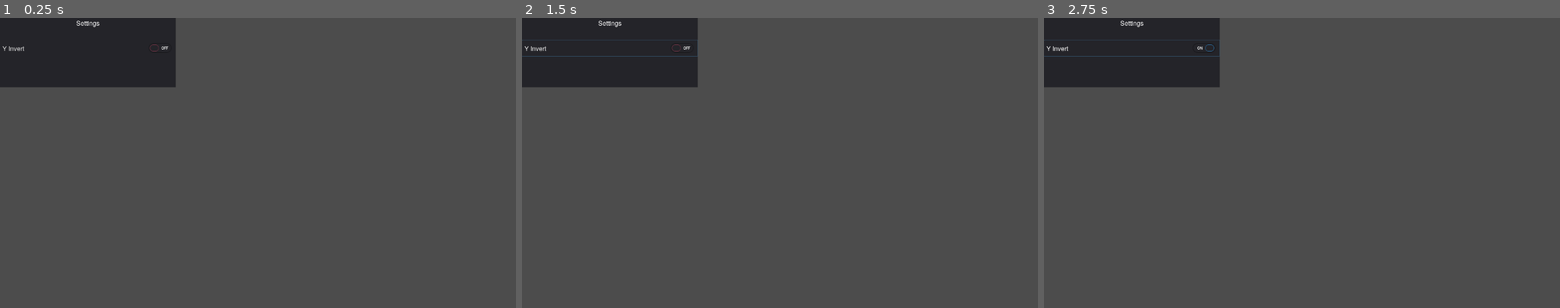
Above: before the commit, frames 1-3 (left to right).
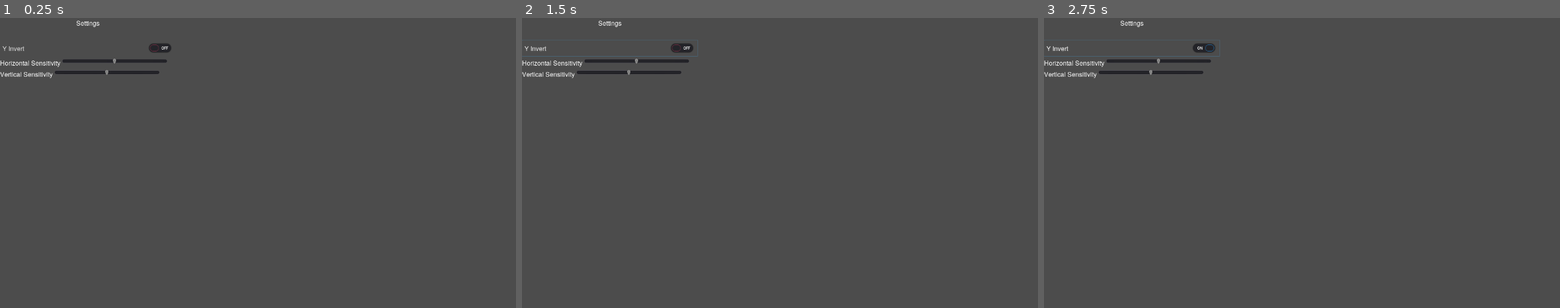
Above: after the commit, the same moments.

Repository: danbolt/7dfps-2022
Game: Godot game, scene res://hud_elements/SettingsPanel.tscn
The game is run twice, just before and just after one commit, with the same random seed, the same clock (stepped at 60 frames per second) and the same inputs. This scene is started directly instead of the project's main scene.
Inputs (mouse positions are in pixels of both pictures, inside the frame that each line leads up to):
- Up to frame 1 (0.25 s): no input
- Up to frame 2 (1.5 s): click "Y Invert" at 0.5 s; tap Enter at 1.25 s; move the mouse to (893, 148) at 1.27 s; hold D (step_right) from 1.28 s (still down)
- Up to frame 3 (2.75 s): tap Space (jump) at 1.52, 2, 2.27 s; move the mouse to (1198, 177) at 2.02 s; release D (step_right) at 2.03 s; hold S (step_backward) from 2.03 s (still down)

The runs differ from the first frame. In frame 1, 7.5% of the frame differs, in the area x 0-34%, y 0-24%; in frame 2, 7.5%; in frame 3, 7.5%.
Error before the commit: Parse Error: Expected end of statement ("var"), got Identifier ("y_invert_toggle") instead. (res://hud_elements/SettingsPanel.gd:10)

Commit message:
sensitivity modifiers

Diff:
--- a/etc/PlayerSettings.gd
+++ b/etc/PlayerSettings.gd
@@ -1,5 +1,9 @@
 extends Node
+
 export var y_invert: bool = false
+
+export var x_sensitivity: float = 0.0
+export var y_sensitivity: float = 0.0
 
 func _ready():
 	pass # Replace with function body.
@@ -9,3 +13,15 @@
 
 func set_y_invert(val: bool):
 	y_invert = val
+
+func get_x_sensitivity():
+	return x_sensitivity
+
+func set_x_sensitivity(val: float):
+	x_sensitivity = val
+
+func get_y_sensitivity():
+	return y_sensitivity
+
+func set_y_sensitivity(val: float):
+	y_sensitivity = val
--- a/gameobjects/player_character.gd
+++ b/gameobjects/player_character.gd
@@ -19,20 +19,24 @@
 
 func _physics_process(_delta):
 	var player_settings = get_node("/root/PlayerSettings")
+
 	var y_invert = player_settings.get_y_invert()
+
+	var x_sensitivity_modifier: float = player_settings.get_x_sensitivity() * 0.07
+	var y_sensitivity_modifier: float = player_settings.get_y_sensitivity() * 0.07
 
 	var moveVector = Vector2(Input.get_axis("step_left", "step_right"), Input.get_axis("step_backward", "step_forward"))
 	var turnVector = Vector2(Input.get_axis("turn_left", "turn_right"), Input.get_axis("turn_down", "turn_up"))
 
 	# Turn the camera
-	camera.global_rotate(Vector3.UP, turnVector.x * -1.0 * turn_speed)
-	camera.global_rotate(camera.transform.basis.x, turnVector.y * turn_speed * (-1.0 if y_invert else 1.0 ))
+	camera.global_rotate(Vector3.UP, turnVector.x * -1.0 * (turn_speed + x_sensitivity_modifier))
+	camera.global_rotate(camera.transform.basis.x, turnVector.y * (turn_speed + y_sensitivity_modifier) * (-1.0 if y_invert else 1.0 ))
 
 	# Mouselook for camera turning
 	if (not mouse_move_accumulation.is_equal_approx(Vector2.ZERO)):
 		var converted_movement = Vector2(deg2rad(mouse_move_accumulation.x), deg2rad(mouse_move_accumulation.y))
-		camera.global_rotate(Vector3.UP, converted_movement.x * -1.0 * turn_speed)
-		camera.global_rotate(camera.transform.basis.x, converted_movement.y * turn_speed * (1.0 if y_invert else -1.0))
+		camera.global_rotate(Vector3.UP, converted_movement.x * -1.0 * (turn_speed + x_sensitivity_modifier))
+		camera.global_rotate(camera.transform.basis.x, converted_movement.y * (turn_speed + y_sensitivity_modifier) * (1.0 if y_invert else -1.0))
 		mouse_move_accumulation = Vector2.ZERO
 
 	camera.global_rotation.x = min(max(camera.global_rotation.x, -1.3), 1.3)
--- a/hud_elements/SettingsPanel.gd
+++ b/hud_elements/SettingsPanel.gd
@@ -1,10 +1,25 @@
-extends Panel
+extends MarginContainer
 
 onready var y_invert_toggle: CheckButton = $VBoxContainer/YInvert
+
+
+onready var x_sensitivty_set = $VBoxContainer/HorizSensitivity/HSlider
+onready var y_sensitivty_set = $VBoxContainer/VerticalSensitivity/HSlider
 
 func on_y_invert_toggled(pressed: bool):
 	var player_settings = get_node("/root/PlayerSettings")
 	player_settings.set_y_invert(pressed)
 
+func on_x_sensitivty_changed(value: float):
+	var player_settings = get_node("/root/PlayerSettings")
+	player_settings.set_x_sensitivity(value)
+
+func on_y_sensitivty_changed(value: float):
+	var player_settings = get_node("/root/PlayerSettings")
+	player_settings.set_y_sensitivity(value)
+
+
 func _ready():
-	var _on_connect_y_invert y_invert_toggle.connect("toggled", self, "on_y_invert_toggled")
+	var _on_connect_y_invert =  y_invert_toggle.connect("toggled", self, "on_y_invert_toggled")
+	var _on_x_sensitivity_change = x_sensitivty_set.connect("value_changed", self, "on_x_sensitivty_changed")
+	var _on_y_sensitivity_change = y_sensitivty_set.connect("value_changed", self, "on_y_sensitivty_changed")
--- a/hud_elements/SettingsPanel.tscn
+++ b/hud_elements/SettingsPanel.tscn
@@ -3,7 +3,7 @@
 [ext_resource path="res://hud_elements/default_theme.tres" type="Theme" id=1]
 [ext_resource path="res://hud_elements/SettingsPanel.gd" type="Script" id=2]
 
-[node name="SettingsPanel" type="Panel"]
+[node name="SettingsPanel" type="MarginContainer"]
 margin_right = 436.0
 margin_bottom = 172.0
 theme = ExtResource( 1 )
@@ -13,7 +13,7 @@
 margin_right = 436.0
 margin_bottom = 172.0
 
-[node name="Label" type="Label" parent="VBoxContainer"]
+[node name="Settings" type="Label" parent="VBoxContainer"]
 margin_right = 436.0
 margin_bottom = 51.0
 text = "Settings
@@ -26,3 +26,43 @@
 margin_right = 436.0
 margin_bottom = 95.0
 text = "Y Invert"
+
+[node name="HorizSensitivity" type="HBoxContainer" parent="VBoxContainer"]
+margin_top = 99.0
+margin_right = 436.0
+margin_bottom = 123.0
+
+[node name="Label" type="Label" parent="VBoxContainer/HorizSensitivity"]
+margin_right = 150.0
+margin_bottom = 24.0
+text = "Horizontal Sensitivity"
+
+[node name="HSlider" type="HSlider" parent="VBoxContainer/HorizSensitivity"]
+margin_left = 154.0
+margin_right = 415.0
+margin_bottom = 16.0
+rect_min_size = Vector2( 261, 16 )
+min_value = -1.0
+max_value = 1.0
+step = 0.001
+scrollable = false
+
+[node name="VerticalSensitivity" type="HBoxContainer" parent="VBoxContainer"]
+margin_top = 127.0
+margin_right = 436.0
+margin_bottom = 151.0
+
+[node name="Label" type="Label" parent="VBoxContainer/VerticalSensitivity"]
+margin_right = 131.0
+margin_bottom = 24.0
+text = "Vertical Sensitivity"
+
+[node name="HSlider" type="HSlider" parent="VBoxContainer/VerticalSensitivity"]
+margin_left = 135.0
+margin_right = 396.167
+margin_bottom = 16.0
+rect_min_size = Vector2( 261.167, 16 )
+min_value = -1.0
+max_value = 1.0
+step = 0.001
+scrollable = false
